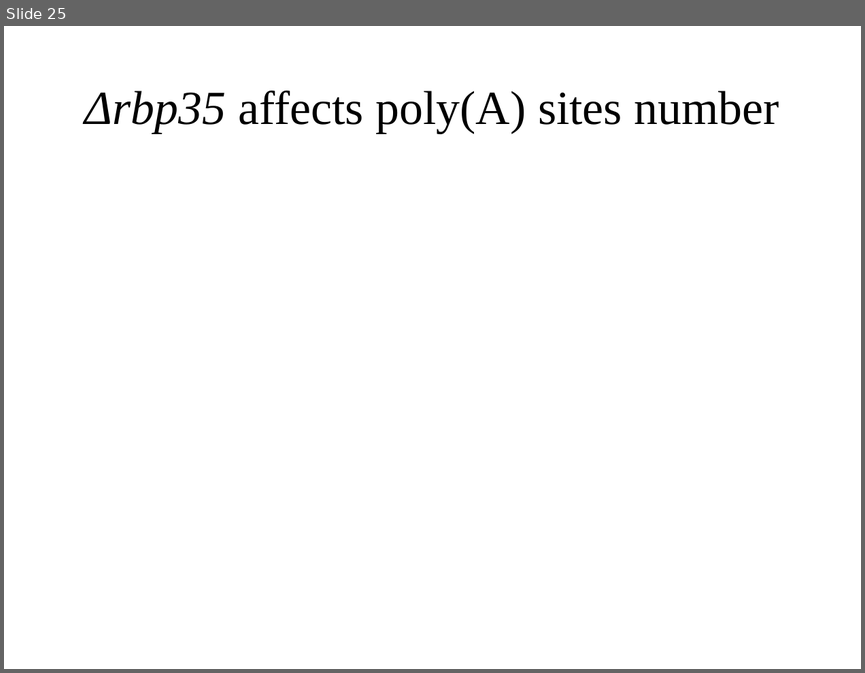
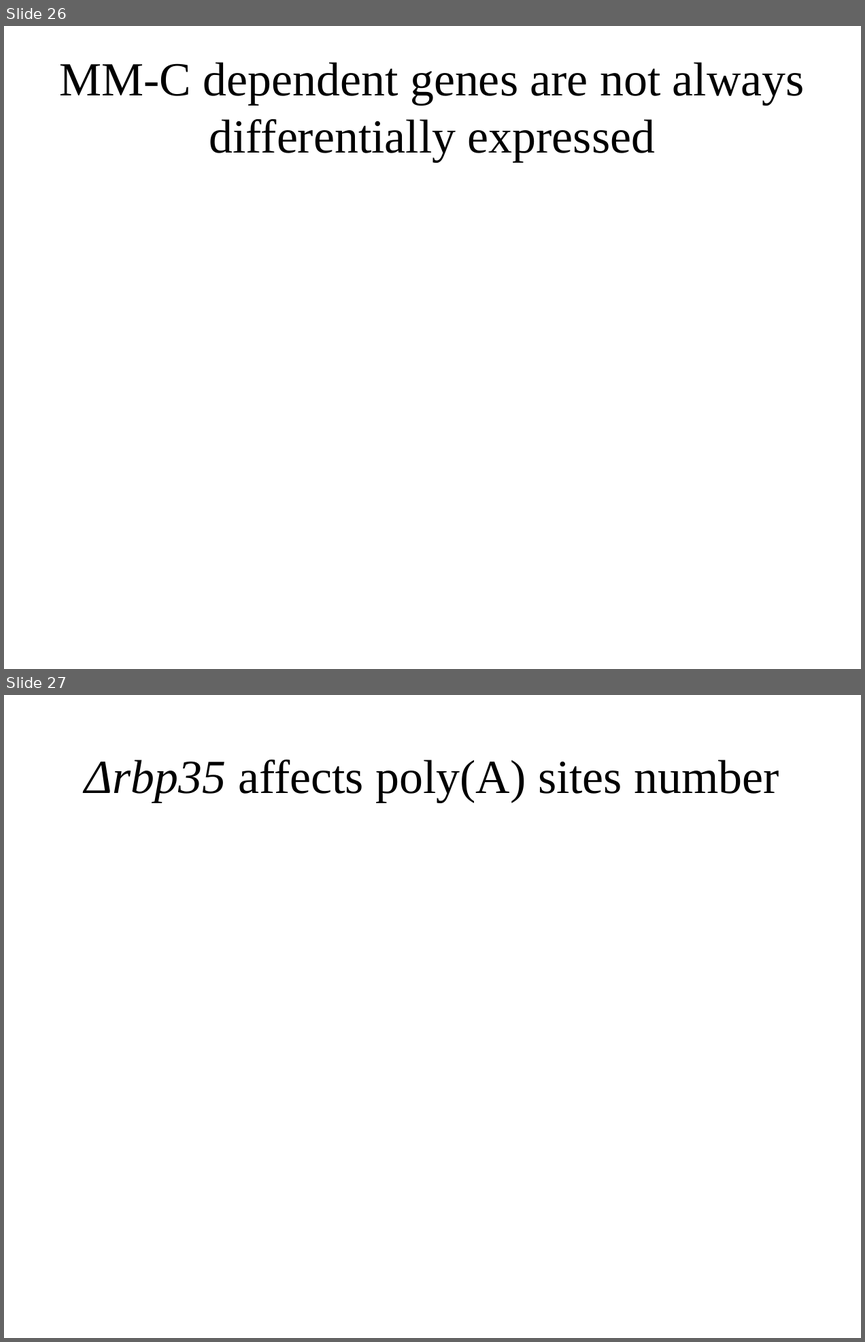
Before and after one commit to wilkinsonlab/m-oryzae-polya, a slide deck: doc/oryzae_presentation.odp. Shown one above the other, each under a label of ours: slide 25 before the commit, slides 26 and 27 after it. The pictures are 865x673 and 865x1342 pixels, drawn with LibreOffice and Linux fonts; fonts in the diff are those of the drawing. Boxes give left, top, right and bottom in pixels: in the first picture for what was removed or moved away, otherwise in the second. Text is boxed around its words. In the diff, an @@ line names an element or a change of style, - is before the commit and + after.

```diff
--- a/doc/oryzae_presentation.odp
+++ b/doc/oryzae_presentation.odp
@@ slide 26 added at (4,26,861,669), background #FFFFFF @@
@@ title added at (59,62,804,161), 44 pt, text #000000 @@
+MM-C dependent genes are not always differentially expressed
@@ what was slide 25 is now slide 27 @@
```
Also in this commit, not shown: 16 slides changed, 2 other slides added, 1 slide removed, 4 other files.
